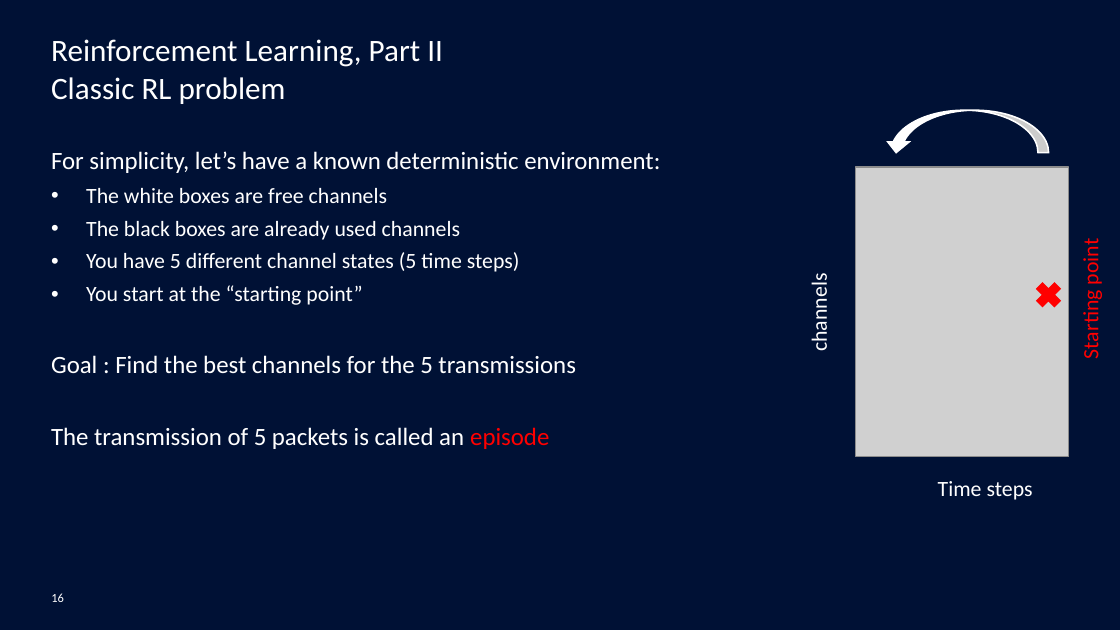
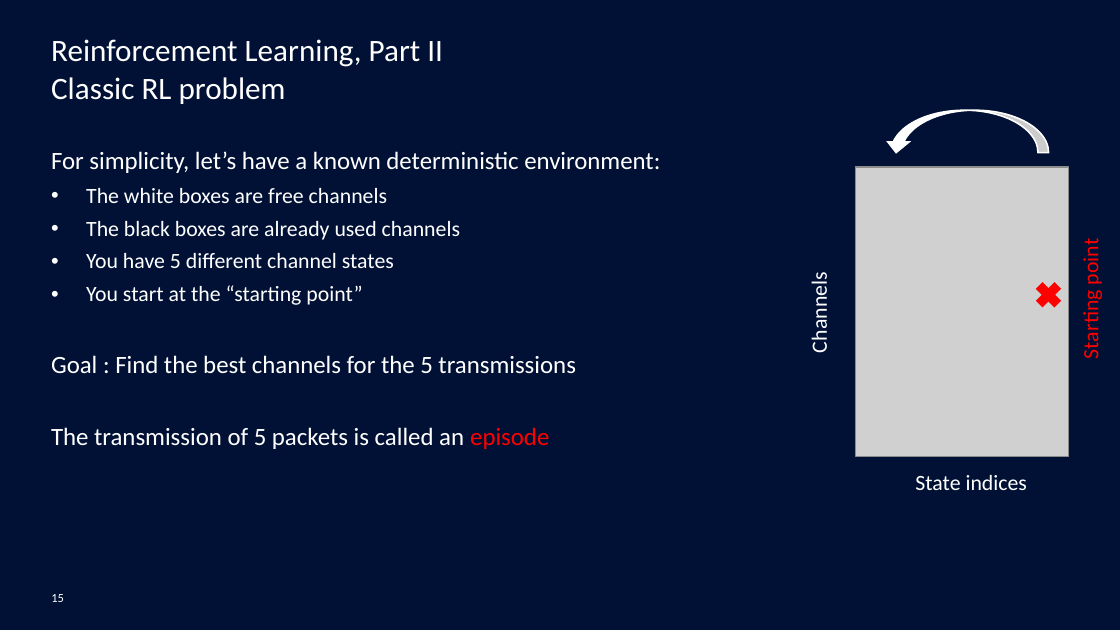
Before and after one commit to mgoutay/ml_course, a slide deck: slide 15 of RL_course.pptx (slide 16 before the commit). Drawn at 1120x630 pixels with LibreOffice and Linux fonts; fonts in the diff are those of the drawing; grey boxes stand for pictures; background and template pictures are left out. Boxes give left, top, right and bottom in pixels: in the first picture for what was removed or moved away, otherwise in the second. Text is boxed around its words. In the diff, an @@ line names an element or a change of style, - is before the commit and + after.

```diff
--- a/RL_course.pptx
+++ b/RL_course.pptx
@@ text at [86, 253, 394, 268]: text changed @@
-• You have 5 different channel states (5 time steps)
+• You have 5 different channel states
@@ text at [806, 281, 833, 351]: text changed @@
-channels
+Channels
@@ text added at [915, 475, 1027, 490], 14 pt, text #FFFFFF @@
+State indices
@@ text removed at [938, 481, 1033, 500] @@
-Time steps
@@ page number at [51, 594, 64, 602]: text changed @@
-16
+15
```
Also in this commit, not shown: 9 other slides changed, 1 slide removed, 1 other file.
